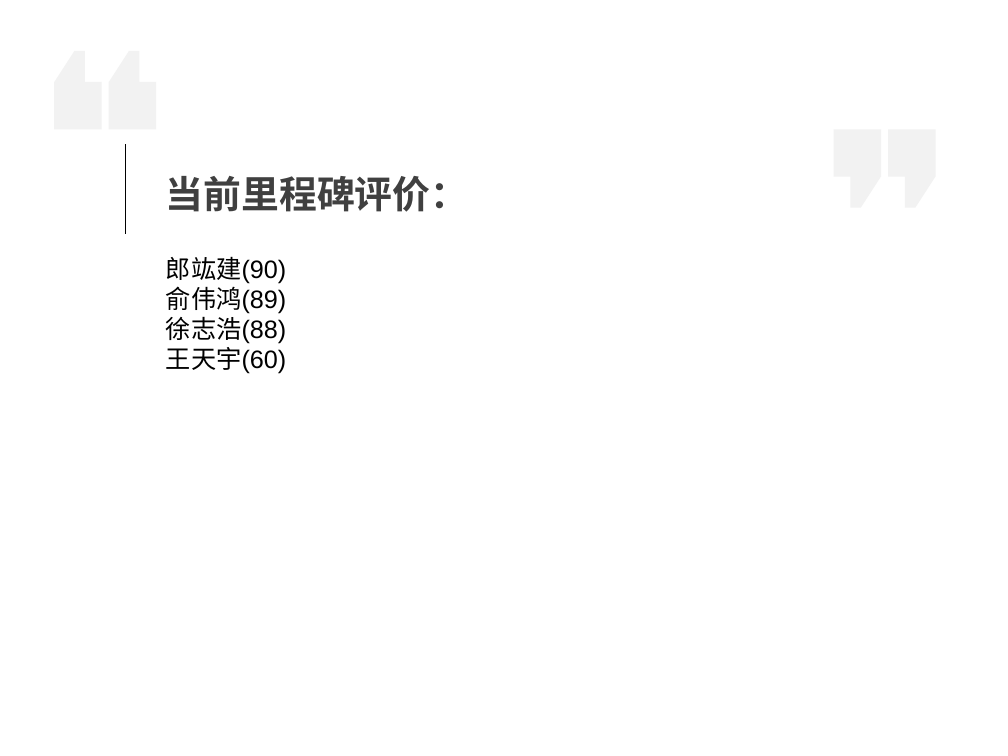
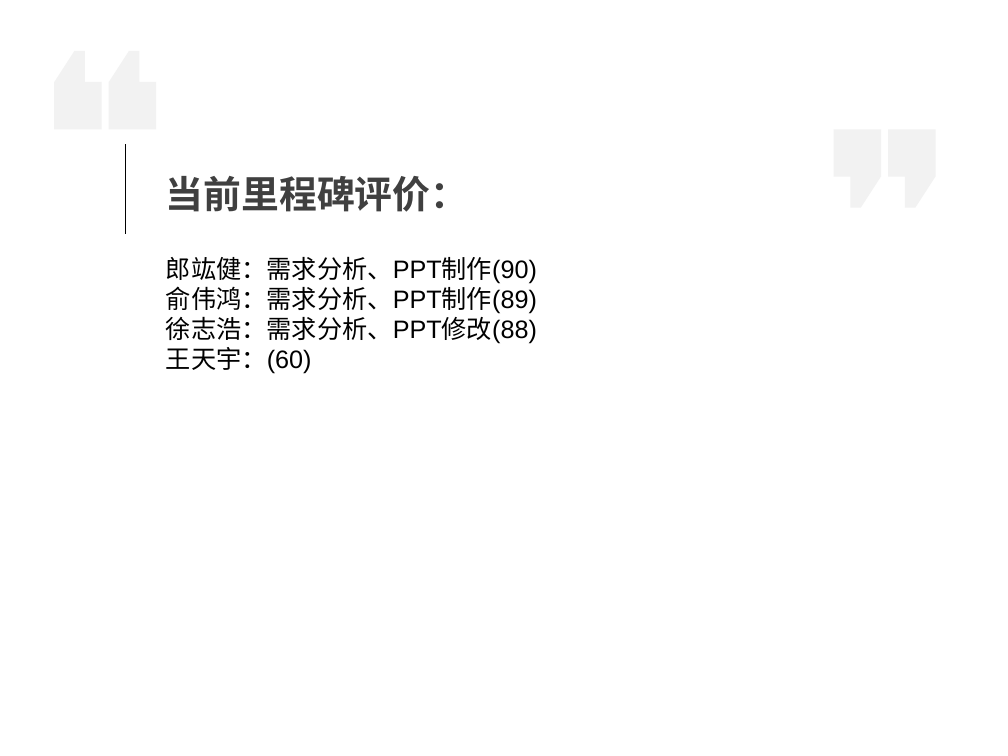
Before and after one commit to agukl/tankWar, a slide deck: slide 10 of 需求分析 .pptx (slide 8 before the commit). Drawn at 1008x756 pixels with LibreOffice and Linux fonts; fonts in the diff are those of the drawing. Boxes give left, top, right and bottom in pixels: in the first picture for what was removed or moved away, otherwise in the second. Text is boxed around its words. In the diff, an @@ line names an element or a change of style, - is before the commit and + after.

```diff
--- a/需求分析 .pptx
+++ b/需求分析 .pptx
@@ text at [166,256,537,374]: text changed @@
-郎竑建(90)
-俞伟鸿(89)
-徐志浩(88)
-王天宇(60)
+郎竑健：需求分析、PPT制作(90)
+俞伟鸿：需求分析、PPT制作(89)
+徐志浩：需求分析、PPT修改(88)
+王天宇：(60)
```
Also in this commit, not shown: 7 other slides changed, 2 slides added, 1 other file.
